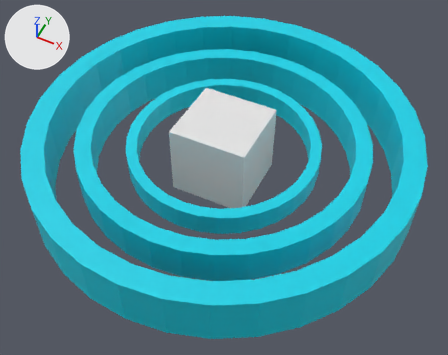
The Blender file millys blender models/VortexGimble.blend as it was, and as the next commit left it.
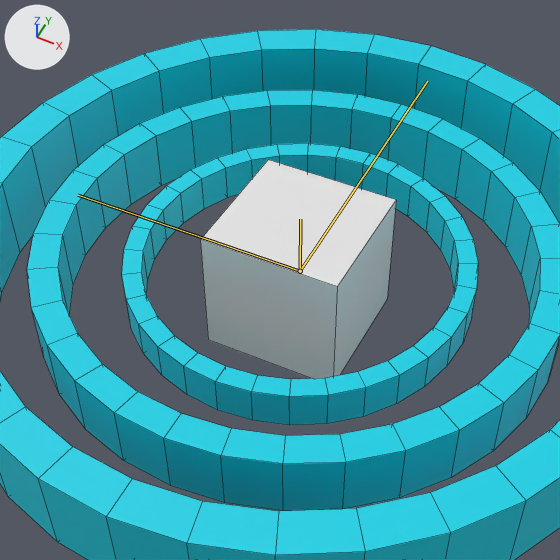
Each version appears first whole from a camera (50 mm lens) standing at (5.06, -10.11, 11.54) and looking at (0.25, -0.48, -0.49), and next in a close-up on the part from 13% to 82% of the width and 0% to 87% of the height. The lights are fixed; the arrows at upper left show +X, +Y and +Z. The last two pictures show the newer version. Both versions are drawn at frame 63 of the action 'ArmatureAction.001'; the numbers are the values there. The bones that change, and the others that lie on the model, are drawn over the model as lines in the close-ups. The close-ups show mesh edges as thin lines.
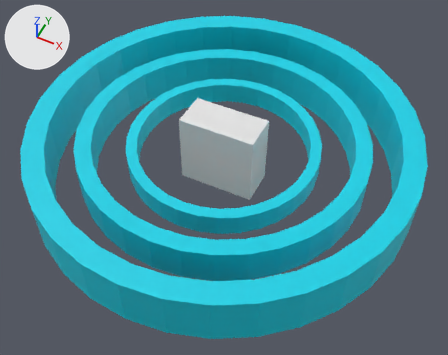
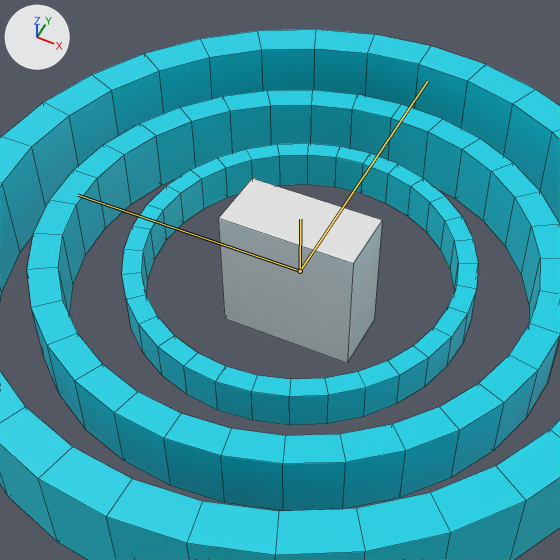
What the commit changed:
Bone 'Bone.003' (bone_bone_003) is rescaled from (2.0, 1.0, 2.0) to (2.0, 1.0, 1.0).

Pixel boxes (x1, y1, x2, y2) of what changed, in the close-ups (560 x 560 px):
'Cylinder.002', posed: (0, 29, 560, 560) in both
